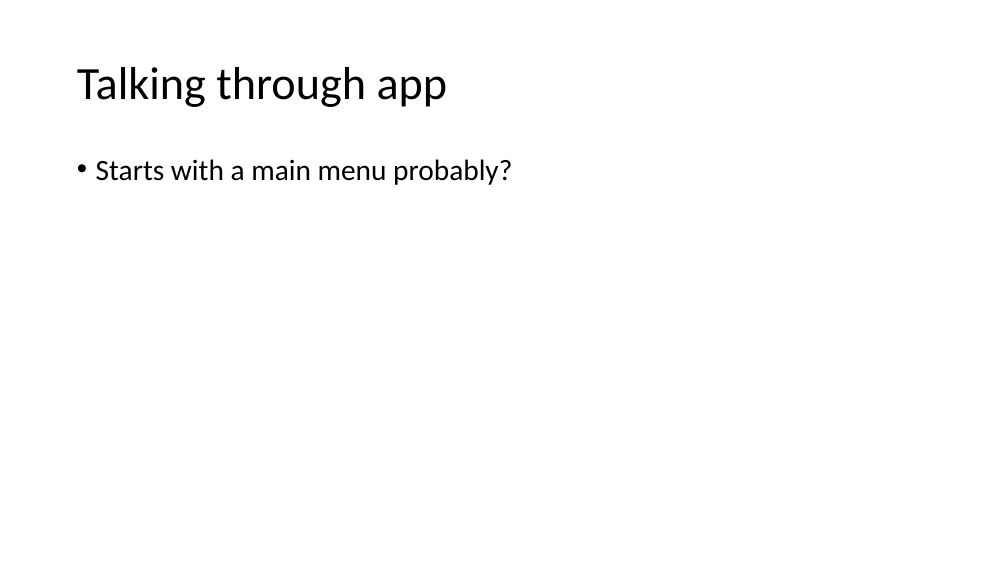
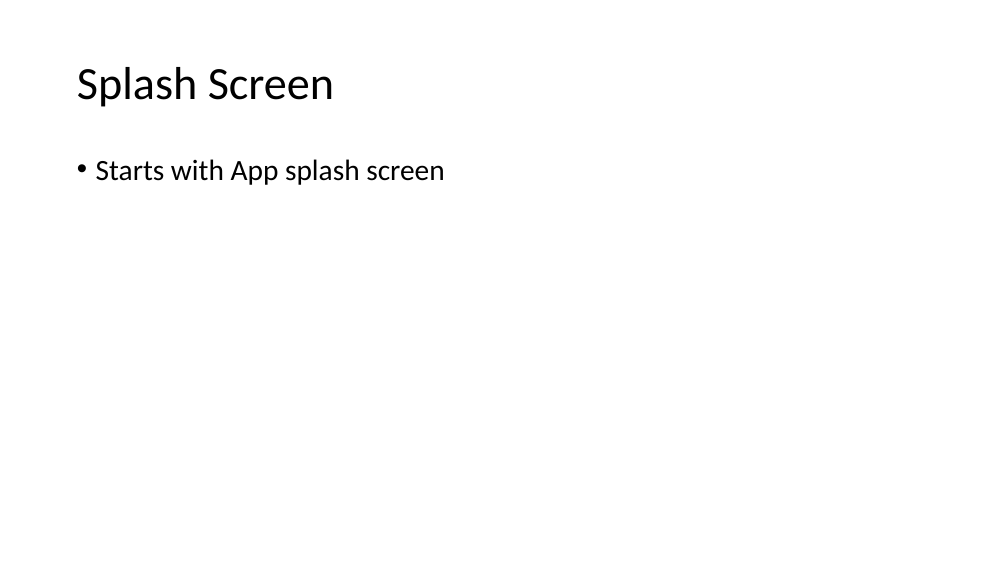
Before and after one commit to losborne/TheREKTangle, a slide deck: slide 3 of ProjectDocumentation/ProjectArchitecture.pptx. Drawn at 1008x567 pixels with LibreOffice and Linux fonts; fonts in the diff are those of the drawing. Boxes give left, top, right and bottom in pixels: in the first picture for what was removed or moved away, otherwise in the second. Text is boxed around its words. In the diff, an @@ line names an element or a change of style, - is before the commit and + after.

Commit message:
More slides

```diff
--- a/ProjectDocumentation/ProjectArchitecture.pptx
+++ b/ProjectDocumentation/ProjectArchitecture.pptx
@@ title at [77,67,334,107]: text changed @@
-Talking through app
+Splash Screen
@@ text at [96,159,444,185]: text changed @@
-• Starts with a main menu probably?
+• Starts with App splash screen
```
Also in this commit, not shown: 4 slides added, 1 slide removed.
